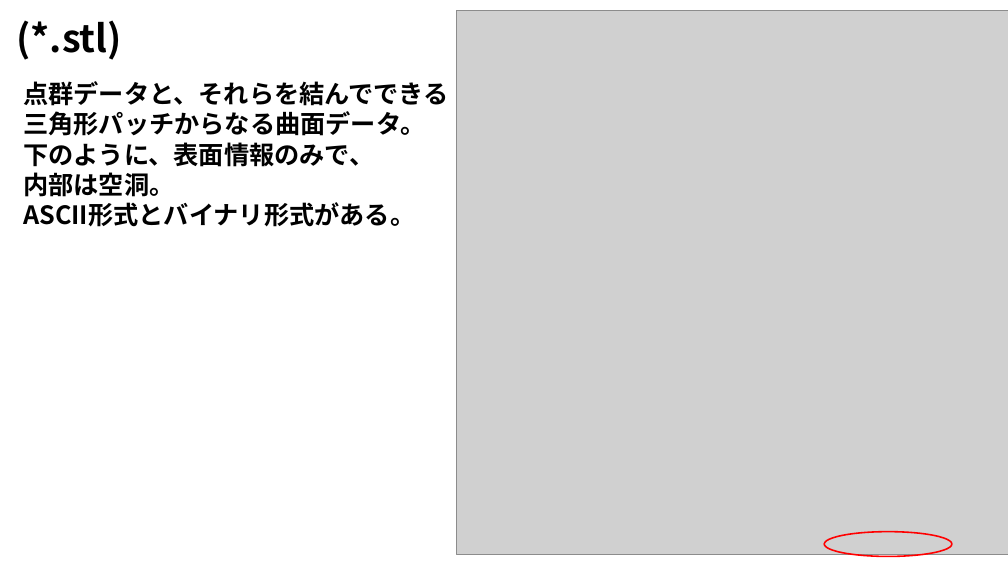
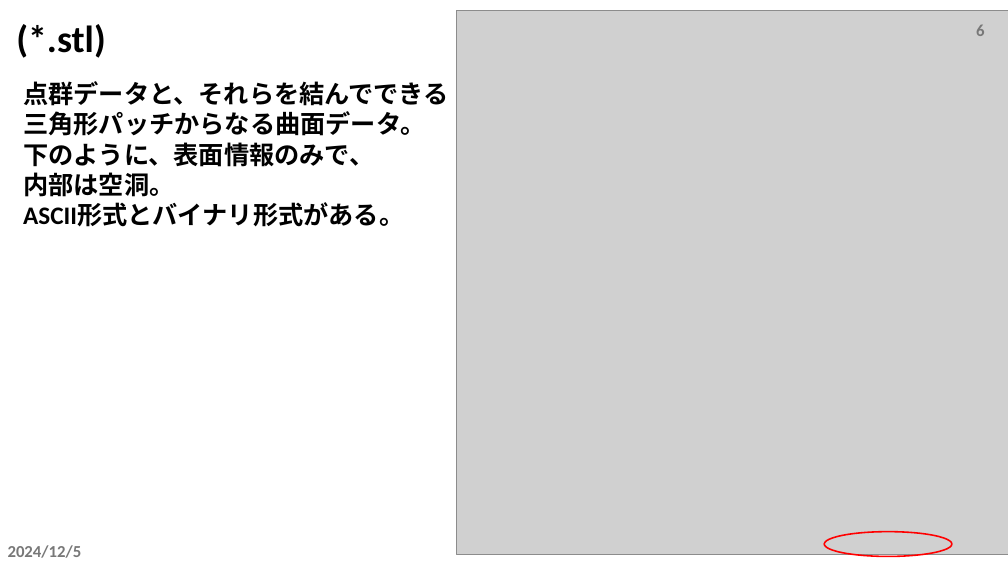
Before and after one commit to tailup7/howtoCFD, a slide deck: slide 6 of fileFormat.pptx. Drawn at 1008x567 pixels with LibreOffice and Linux fonts; fonts in the diff are those of the drawing; grey boxes stand for pictures. Boxes give left, top, right and bottom in pixels: in the first picture for what was removed or moved away, otherwise in the second. Text is boxed around its words. In the diff, an @@ line names an element or a change of style, - is before the commit and + after.

```diff
--- a/fileFormat.pptx
+++ b/fileFormat.pptx
@@ text "(*.stl)" at <box>16,24,105,58</box>: font Noto Sans CJK JP to Calibri @@
@@ page number added at <box>976,24,984,36</box>, 16 pt, text #797979, bold @@
+6
@@ text "点群データと、それらを結んでできる" at <box>23,81,449,227</box>: font Noto Sans CJK JP to Calibri @@
@@ text added at <box>8,545,82,558</box>, 16 pt, text #797979, bold @@
+2024/12/5
```
Also in this commit, not shown: 6 other slides changed, 2 slides added, 2 slides removed.
